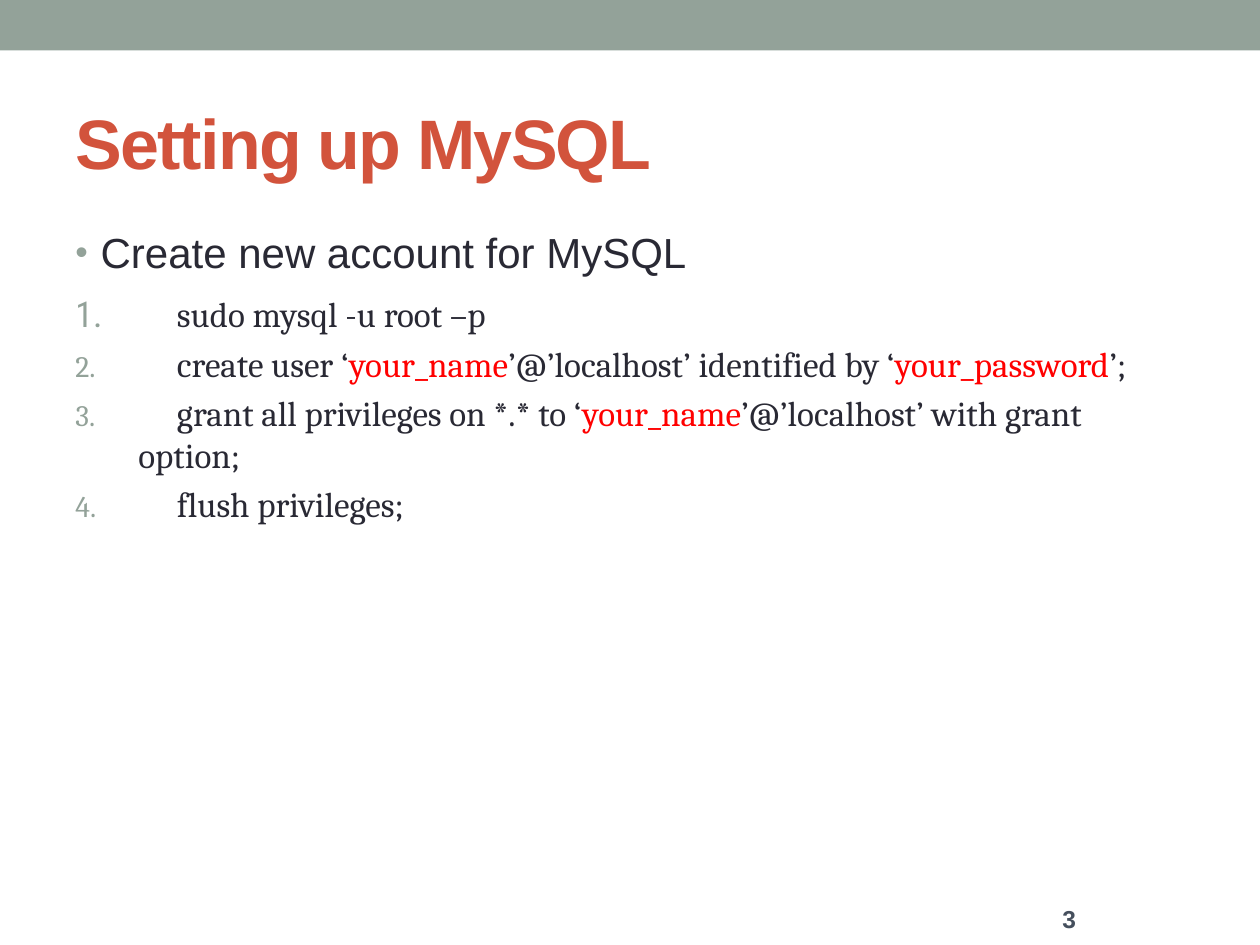
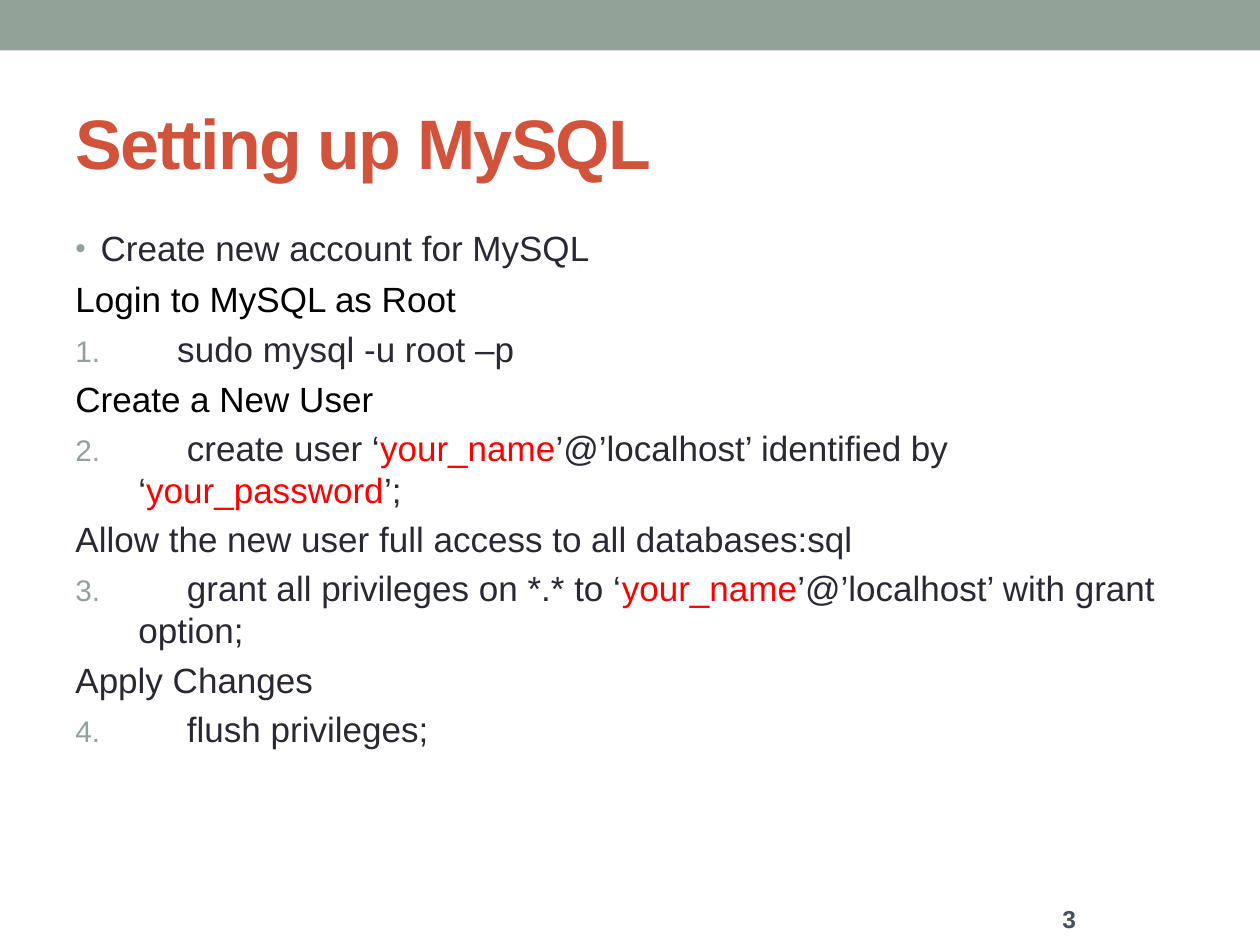
Before and after one commit to honggquan24/IOT, a slide deck: slide 3 of Slide/6. Database.pptx. Drawn at 1260x945 pixels with LibreOffice and Linux fonts; fonts in the diff are those of the drawing. Boxes give left, top, right and bottom in pixels: in the first picture for what was removed or moved away, otherwise in the second. Text is boxed around its words. In the diff, an @@ line names an element or a change of style, - is before the commit and + after.

```diff
--- a/Slide/6. Database.pptx
+++ b/Slide/6. Database.pptx
@@ text at [101,235,1155,748]: size 24 to 20 pt in "Create new account for MySQL"; font Cambria to Arial in "sudo mysql -u root –p", "create user ‘your_name’@’localhost’ identified by ‘your_pass ...", "grant all privileges on *.* to ‘your_name’@’localhost’ ...", "flush privileges;" @@
@@ text at [75,286,456,318]: paragraph added @@
+Login to MySQL as Root
@@ text at [75,387,373,413]: paragraph added @@
+Create a New User
@@ text at [75,526,852,559]: paragraph added @@
+Allow the new user full access to all databases:sql
@@ text at [75,667,313,699]: paragraph added @@
+Apply Changes
```
Also in this commit, not shown: 14 other slides changed, 3 other files.
